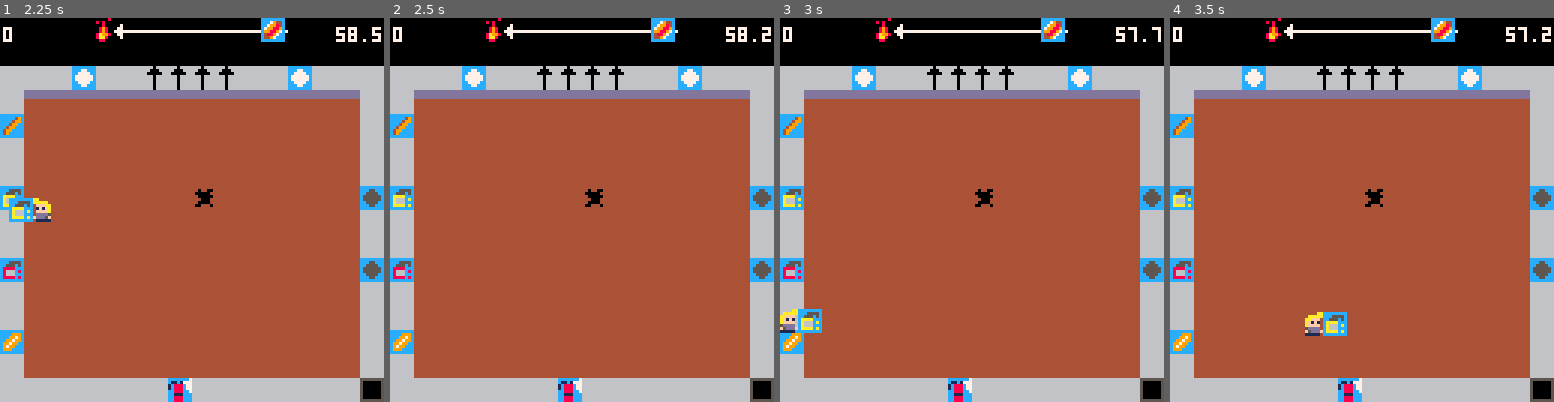
Above: before the commit, frames 1-4 (left to right).
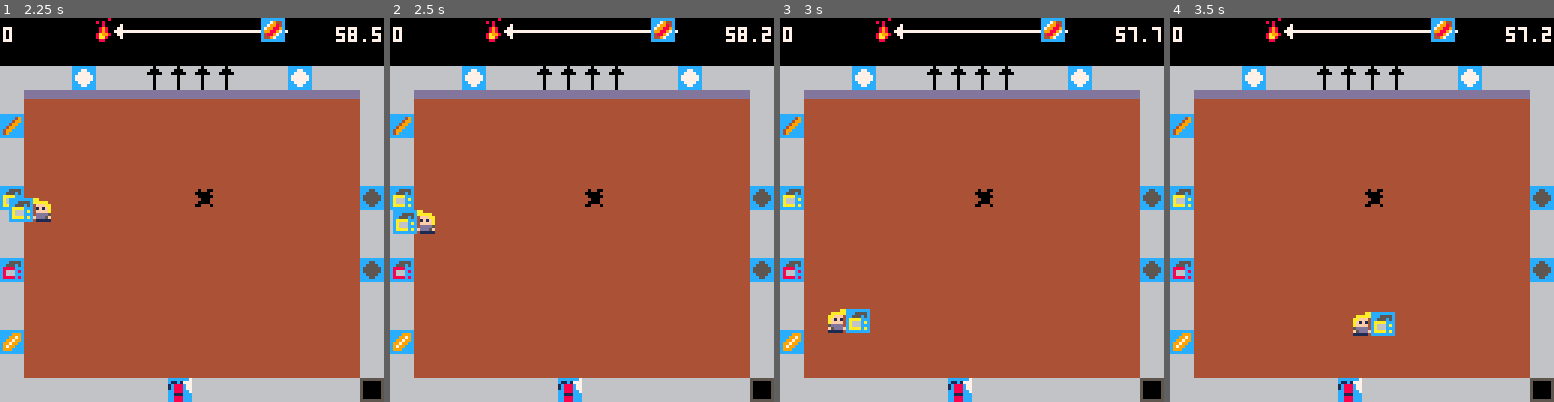
Above: after the commit, the same moments.

Repository: tducasse/kitchen-fire
Game: PICO-8 cartridge kitchen_fire.p8
Same seed, same stepped clock (60 frames per second), same inputs: the game is played once before the commit and once after it.
Inputs:
- Up to frame 1 (2.25 s): tap O (Z key) at 0.33, 0.7, 1.43, 2.22 s; tap X (X key) at 1.07, 2.07 s; hold Left from 1.97 s (still down)
- Up to frame 2 (2.5 s): release Left at 2.37 s; tap X (X key) at 2.4 s; hold Down from 2.42 s (still down)
- Up to frame 3 (3 s): tap X (X key) at 2.73 s; release Down at 2.82 s; hold Right from 2.87 s (still down)
- Up to frame 4 (3.5 s): keep holding Right; tap X (X key) at 3.07, 3.4 s; tap O (Z key) at 3.1 s

Frame 1 is identical in both runs. In frame 2, 0.6% of the frame differs, in the area x 0-12%, y 50-57%; in frame 3, 1.2%; in frame 4, 1.2%, in the area x 35-59%, y 76-83%.

Commit message:
Fix collisions

Diff:
--- a/collisions.lua
+++ b/collisions.lua
@@ -23,7 +23,7 @@
 	local map_y=flr(y/8)
 	local map_sprite=mget(map_x,map_y)
 	local flag=fget(map_sprite)
-	return flag>=1 and not flag==hole
+	return flag>=1 and flag~=hole
 end
 
 
